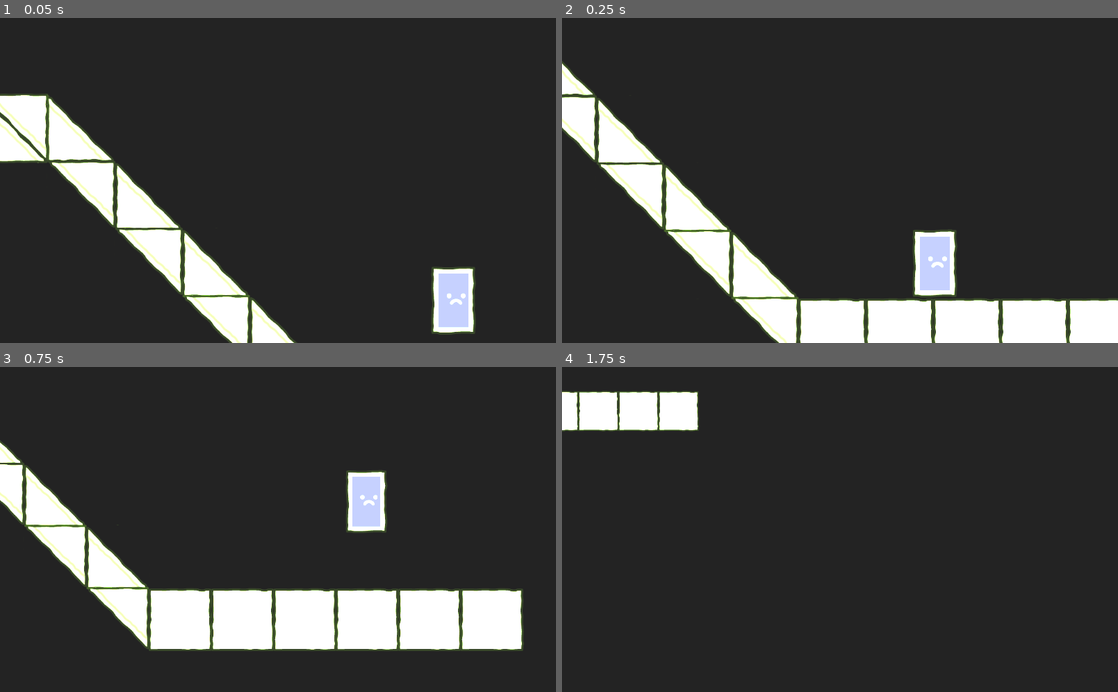
Above: before the commit, frames 1-4 (two rows, left to right).
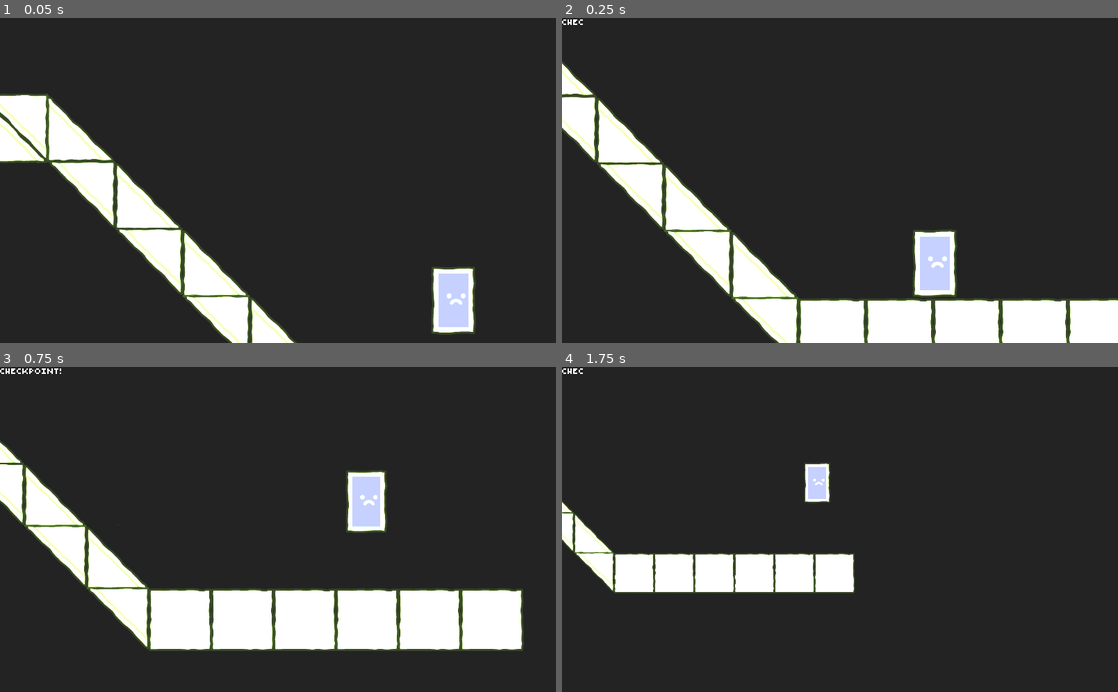
Above: after the commit, the same moments.

Repository: SPOICAT/up-or-down
Game: Godot game, scene res://src/levels/Prototype.tscn
Two runs of this game, one before a commit and one after it. Both use one fixed random seed, a clock stepped at 60 frames per second and the inputs below.
Inputs:
- Up to frame 1 (0.05 s): no input
- Up to frame 2 (0.25 s): no input
- Up to frame 3 (0.75 s): hold D (move_right) from 0.53 s (still down); tap Space (jump) at 0.6 s
- Up to frame 4 (1.75 s): keep holding D (move_right); tap Space (jump) at 0.77, 1.07, 1.35, 1.52 s

Frame 1 is identical in both runs. In frame 2, less than 0.1% of the frame differs, in the area x 0-4%, y 0-3%; in frame 3, less than 0.1%; in frame 4, 10%, in the area x 0-53%, y 0-70%.

Commit message:
Improved saving and stuff

Diff:
--- a/resource/main_tileset.tres
+++ b/resource/main_tileset.tres
@@ -10,6 +10,9 @@
 
 [sub_resource type="ConvexPolygonShape2D" id=3]
 points = PoolVector2Array( 128, 0, 0, 0, 0, 128, 128, 128 )
+
+[sub_resource type="ConvexPolygonShape2D" id=4]
+points = PoolVector2Array( 19.402, 24.9471, 38.1563, 10.5465, 64.6132, 5.52307, 92.0749, 10.8815, 113.173, 30.3055, 122.885, 59.7765, 118.197, 83.8892, 102.122, 105.992, 82.6977, 119.053, 52.8918, 120.058, 27.1047, 110.011, 6.341, 78.8657, 6.341, 59.4417, 9.02019, 39.3478 )
 
 [resource]
 0/name = "spritesheet_retina.png 0"
@@ -75,3 +78,24 @@
 "shape_transform": Transform2D( 1, 0, 0, 1, 0, 0 )
 } ]
 2/z_index = 0
+3/name = "spritesheet_retina.png 3"
+3/texture = ExtResource( 1 )
+3/tex_offset = Vector2( 0, 0 )
+3/modulate = Color( 1, 1, 1, 1 )
+3/region = Rect2( 128, 1024, 128, 128 )
+3/tile_mode = 0
+3/occluder_offset = Vector2( 0, 0 )
+3/navigation_offset = Vector2( 0, 0 )
+3/shape_offset = Vector2( 0, 0 )
+3/shape_transform = Transform2D( 1, 0, 0, 1, 0, 0 )
+3/shape = SubResource( 4 )
+3/shape_one_way = false
+3/shape_one_way_margin = 1.0
+3/shapes = [ {
+"autotile_coord": Vector2( 0, 0 ),
+"one_way": false,
+"one_way_margin": 1.0,
+"shape": SubResource( 4 ),
+"shape_transform": Transform2D( 1, 0, 0, 1, 0, 0 )
+} ]
+3/z_index = 0
--- /dev/null
+++ b/src/level_objs/moving_platforms/MOVING_BALL2X.tscn
@@ -0,0 +1,41 @@
+[gd_scene load_steps=4 format=2]
+
+[ext_resource path="res://assets/texture/Retina/effect_blastLarge.png" type="Texture" id=1]
+
+[sub_resource type="CircleShape2D" id=1]
+radius = 119.5
+
+[sub_resource type="Animation" id=2]
+resource_name = "x"
+length = 4.0
+loop = true
+tracks/0/type = "value"
+tracks/0/path = NodePath("Body:position")
+tracks/0/interp = 1
+tracks/0/loop_wrap = true
+tracks/0/imported = false
+tracks/0/enabled = true
+tracks/0/keys = {
+"times": PoolRealArray( 0, 2 ),
+"transitions": PoolRealArray( 1, 1 ),
+"update": 0,
+"values": [ Vector2( -512, 0 ), Vector2( 512, 0 ) ]
+}
+
+[node name="MOVING_BALL2X" type="Node2D"]
+
+[node name="Body" type="KinematicBody2D" parent="."]
+position = Vector2( -486.442, 0 )
+motion/sync_to_physics = true
+
+[node name="Sprite" type="Sprite" parent="Body"]
+scale = Vector2( 2, 2 )
+texture = ExtResource( 1 )
+
+[node name="CollisionShape2D" type="CollisionShape2D" parent="Body"]
+shape = SubResource( 1 )
+
+[node name="AnimationPlayer" type="AnimationPlayer" parent="."]
+autoplay = "x"
+playback_process_mode = 0
+anims/x = SubResource( 2 )
--- a/src/levels/Prototype.tscn
+++ b/src/levels/Prototype.tscn
@@ -10,6 +10,7 @@
 [ext_resource path="res://src/hud/HUD.tscn" type="PackedScene" id=8]
 [ext_resource path="res://src/level_objs/checkpoint/CHECKPOINT.tscn" type="PackedScene" id=9]
 [ext_resource path="res://src/level_objs/checkpoint/CHECKPOINT_CONTAINER.gd" type="Script" id=10]
+[ext_resource path="res://src/level_objs/moving_platforms/MOVING_BALL2X.tscn" type="PackedScene" id=11]
 
 [sub_resource type="RectangleShape2D" id=1]
 extents = Vector2( 10265.1, 78.6781 )
@@ -18,7 +19,16 @@
 extents = Vector2( 127.897, 3686.9 )
 
 [sub_resource type="RectangleShape2D" id=3]
-extents = Vector2( 421.795, 381.911 )
+extents = Vector2( 93.5303, 3393.1 )
+
+[sub_resource type="RectangleShape2D" id=4]
+extents = Vector2( 3372.6, 390.388 )
+
+[sub_resource type="RectangleShape2D" id=5]
+extents = Vector2( 408.988, 264.107 )
+
+[sub_resource type="RectangleShape2D" id=6]
+extents = Vector2( 344.918, 224.884 )
 
 [node name="Prototype" type="Node2D"]
 
@@ -28,7 +38,7 @@
 tile_set = ExtResource( 1 )
 cell_size = Vector2( 124, 124 )
 format = 1
-tile_data = PoolIntArray( -2097183, 1610612736, 0, -2031647, 1610612 …(2304 unchanged characters)…
+tile_data = PoolIntArray( -2293791, 3, 0, -2097183, 1610612736, 0, -2031647, 1610612 …(2304 unchanged characters)…
 
 [node name="TileMap_nocol" type="TileMap" parent="MAINLVL"]
 tile_set = ExtResource( 2 )
@@ -44,6 +54,18 @@
 format = 1
 tile_data = PoolIntArray( -1507340, 2, 0, -1507338, 2, 0, -1245168, 2, 0, -1245167, 2, 0, -1245166, 2, 0, -1114143, 2,  …(183 unchanged characters)…
 script = ExtResource( 5 )
+
+[node name="TileMap2Xscale" type="TileMap" parent="MAINLVL"]
+scale = Vector2( 3, 3 )
+tile_set = ExtResource( 1 )
+cell_size = Vector2( 128, 128 )
+format = 1
+
+[node name="MOVING_PLATFORMS" type="Node2D" parent="MAINLVL"]
+
+[node name="MOVING_BALL2X" parent="MAINLVL/MOVING_PLATFORMS" instance=ExtResource( 11 )]
+position = Vector2( -3695.91, -5302.65 )
+rotation = 1.5708
 
 [node name="OBJS" type="Node2D" parent="."]
 
@@ -76,10 +98,16 @@
 color = Color( 0, 0.321569, 1, 1 )
 
 [node name="Light2D4" type="Light2D" parent="LIGHTS"]
-position = Vector2( -3544.05, -2691.47 )
-scale = Vector2( 7.09211, 26.0139 )
+position = Vector2( -4098.42, -2635.41 )
+scale = Vector2( 15.7542, 25.1379 )
 texture = ExtResource( 6 )
 color = Color( 1, 1, 1, 0.619608 )
+
+[node name="Light2D5" type="Light2D" parent="LIGHTS"]
+position = Vector2( -4021.13, -5790.77 )
+scale = Vector2( 15.4006, 25.1379 )
+texture = ExtResource( 6 )
+color = Color( 0.054902, 1, 0, 0.619608 )
 
 [node name="DEADZONES" type="Node2D" parent="."]
 
@@ -95,6 +123,18 @@
 [node name="CollisionShape2D" type="CollisionShape2D" parent="DEADZONES/DEADZONE2"]
 shape = SubResource( 2 )
 
+[node name="DEADZONE3" parent="DEADZONES" instance=ExtResource( 7 )]
+position = Vector2( -5404.54, -2185.74 )
+
+[node name="CollisionShape2D" type="CollisionShape2D" parent="DEADZONES/DEADZONE3"]
+shape = SubResource( 3 )
+
+[node name="DEADZONE4" parent="DEADZONES" instance=ExtResource( 7 )]
+position = Vector2( 573.875, -4711.82 )
+
+[node name="CollisionShape2D" type="CollisionShape2D" parent="DEADZONES/DEADZONE4"]
+shape = SubResource( 4 )
+
 [node name="GUI" type="Node2D" parent="."]
 
 [node name="HUD" parent="GUI" instance=ExtResource( 8 )]
@@ -103,11 +143,19 @@
 script = ExtResource( 10 )
 player_path = NodePath("../OBJS/PLAYER")
 
-[node name="CHECKPOINT" parent="CHECKPOINTS" instance=ExtResource( 9 )]
+[node name="CHECKPOINT0" parent="CHECKPOINTS" instance=ExtResource( 9 )]
+position = Vector2( 434.509, 170.807 )
+
+[node name="CollisionShape2D" parent="CHECKPOINTS/CHECKPOINT0" index="0"]
+shape = SubResource( 5 )
+
+[node name="CHECKPOINT1" parent="CHECKPOINTS" instance=ExtResource( 9 )]
 position = Vector2( -3513.68, -3784.94 )
 rotation = 1.5708
 
-[node name="CollisionShape2D" parent="CHECKPOINTS/CHECKPOINT" index="0"]
-shape = SubResource( 3 )
+[node name="CollisionShape2D" parent="CHECKPOINTS/CHECKPOINT1" index="0"]
+shape = SubResource( 6 )
 
-[editable path="CHECKPOINTS/CHECKPOINT"]
+[editable path="CHECKPOINTS/CHECKPOINT0"]
+
+[editable path="CHECKPOINTS/CHECKPOINT1"]
--- a/src/player/PLAYER.gd
+++ b/src/player/PLAYER.gd
@@ -5,8 +5,11 @@
 var current_checkpoint = null
 
 export var speed = 1200
+var backed_speed = null
 export var gravity = 4000
+var backed_gravity = null
 export var jump_speed = -1200
+var backed_jump_speed = null
 
 export(float, 0,1) var acceleration = 0.25
 export(float, 0,1) var friction = 0.1
@@ -37,20 +40,44 @@
 	else:
 		vel.x =  lerp(vel.x, 0, friction)
 
+func reload_checkpoint():
+	saveconfig.apply_loaded_data()
+	dead = false
+	speed = backed_speed
+	gravity = backed_gravity
+	jump_speed = backed_jump_speed
+	show()
+
 func KillerTilemap_check():
 	for i in get_slide_count():
 		var col = get_slide_collision(i)
 		if col.collider.is_in_group("KillerTilemaps"):
 			dead = true
 
+
 func _physics_process(delta):
+
 	KillerTilemap_check()
 
 	if dead:
-		speed = 0
-		gravity = 0
-		jump_speed = 0
+		if backed_speed == null:
+			backed_speed = speed
+		else:
+			speed = 0
+		if backed_gravity == null:
+			backed_gravity = gravity
+		else:
+			gravity = 0
+		if backed_jump_speed == null:
+			backed_jump_speed = jump_speed
+		else:
+			jump_speed = 0
+
 		hide()
+
+		reload_checkpoint()
+
+
 
 	get_input()
 
Not shown: 1 places in resource/main_tileset.tres that only renumber resources
Not shown: 1 places in src/levels/Prototype.tscn that only renumber resources
